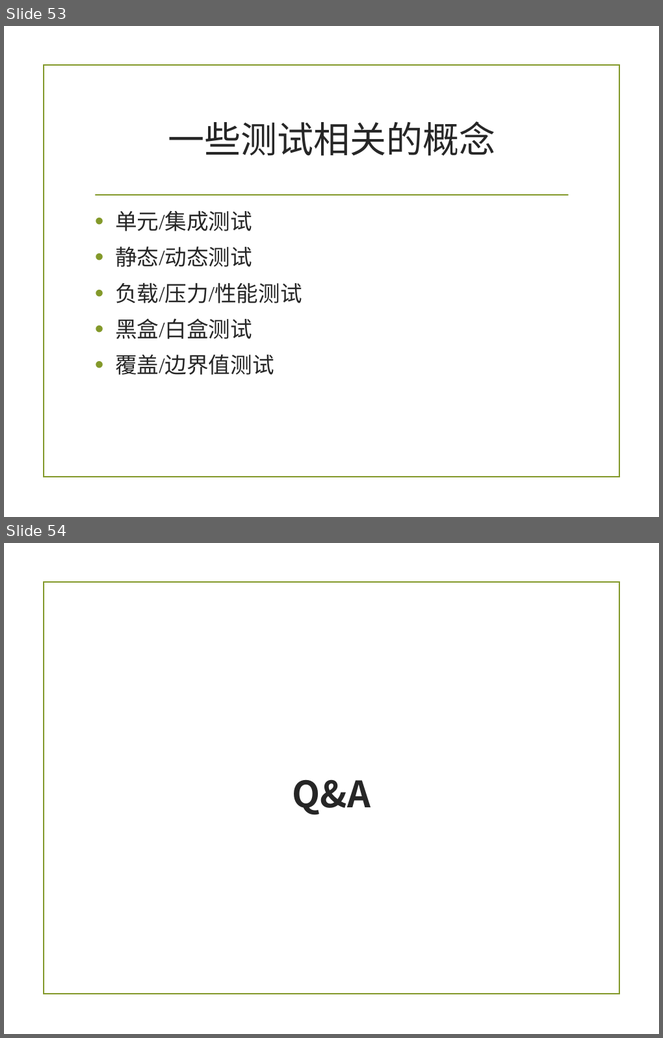
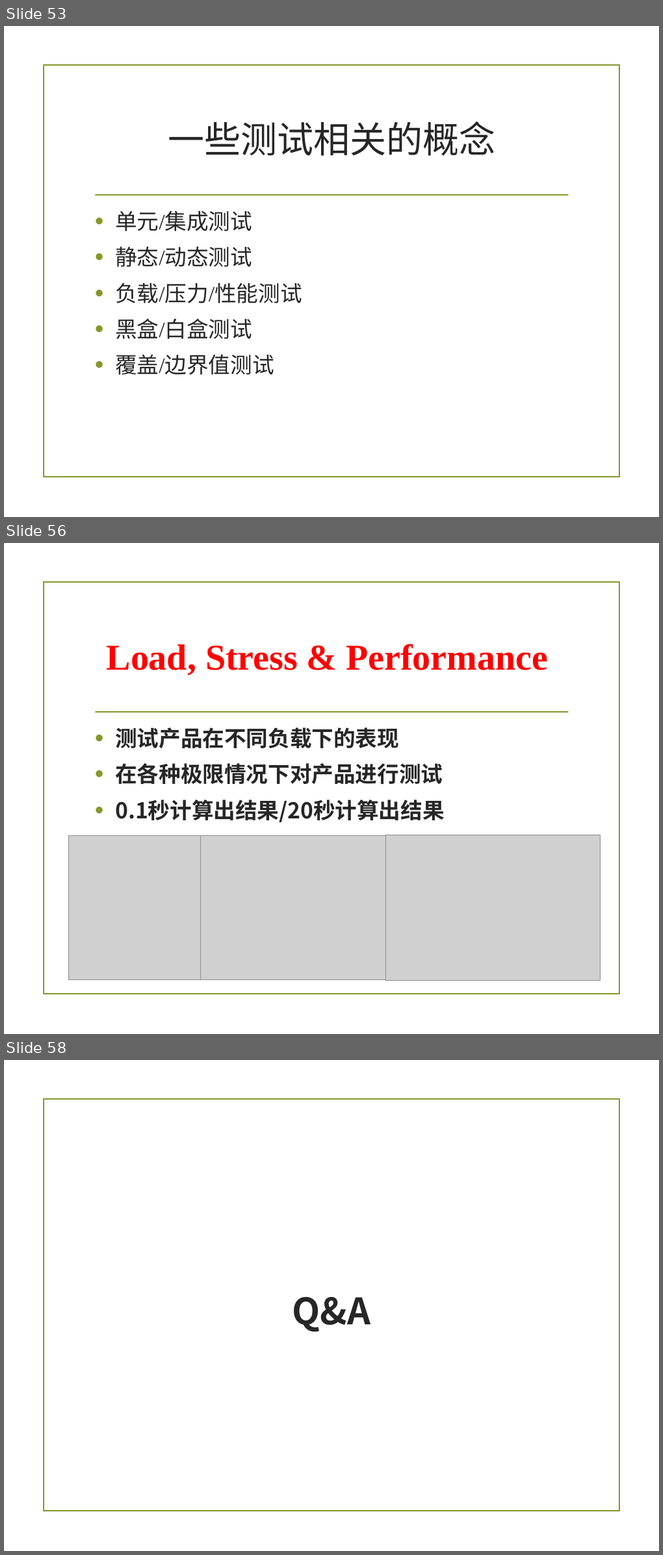
Before and after one commit to zuoshenghuang/curriculum, a slide deck: software/Ch_4_pro.pptx. Shown one above the other, each under a label of ours: slides 53 and 54 before the commit, slides 53, 56 and 58 after it; the slides between them are not shown. The pictures are 663x1038 and 663x1555 pixels, drawn with LibreOffice and Linux fonts; fonts in the diff are those of the drawing; grey boxes stand for pictures; background and template pictures are left out. Boxes give left, top, right and bottom in pixels: in the first picture for what was removed or moved away, otherwise in the second. Text is boxed around its words. In the diff, an @@ line names an element or a change of style, - is before the commit and + after.

```diff
--- a/software/Ch_4_pro.pptx
+++ b/software/Ch_4_pro.pptx
@@ slide 56 added at bbox=[4, 543, 659, 1034], background picture (left out); not listed: 2 template elements that a slide beside it also shows @@
@@ title added at bbox=[107, 644, 548, 676], 40 pt, text #FF0000, bold @@
+Load, Stress & Performance
@@ text added at bbox=[115, 728, 444, 823], 24 pt, text #262626, bold @@
+• 测试产品在不同负载下的表现
+• 在各种极限情况下对产品进行测试
+• 0.1秒计算出结果/20秒计算出结果
@@ picture added at bbox=[68, 836, 200, 980] @@
@@ picture added at bbox=[200, 836, 393, 980] @@
@@ picture added at bbox=[386, 835, 600, 980] @@
@@ what was slide 54 is now slide 58 @@
```
Also in this commit, not shown: 1 slide changed, 3 other slides added, 9 other files.
